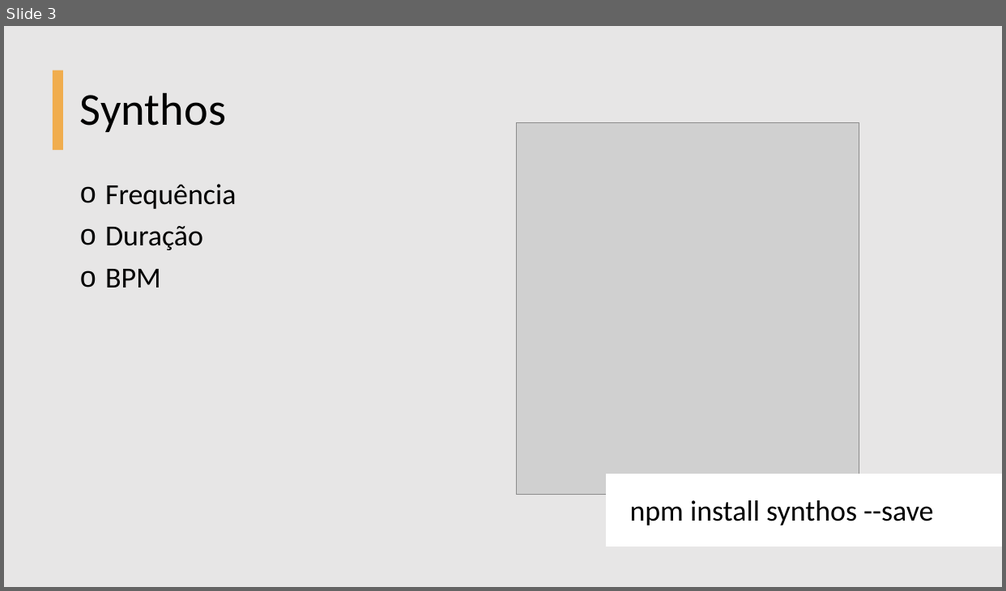
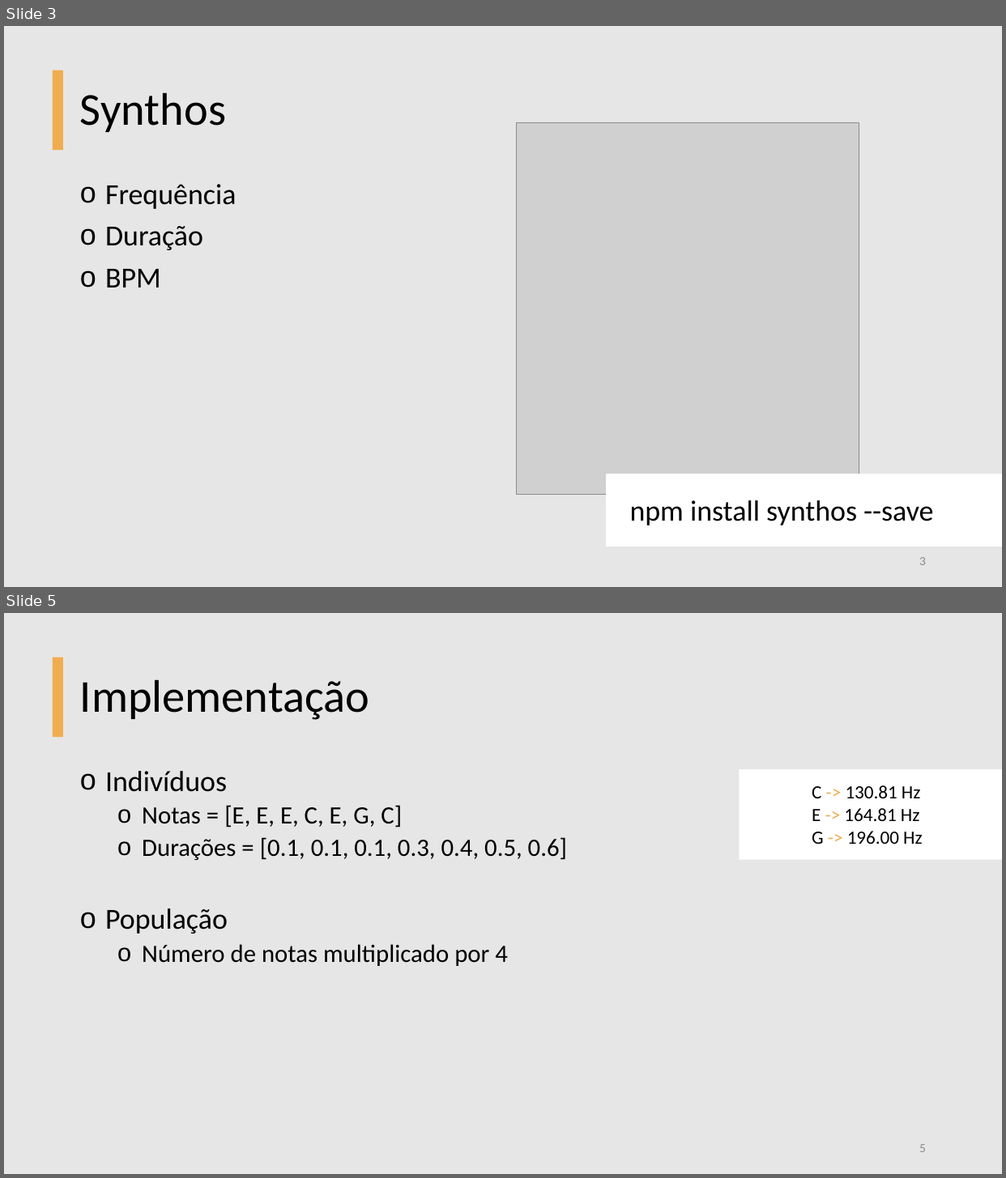
Before and after one commit to BeholderDEV/genetic-music-maker, a slide deck: Genetic Music.pptx. Shown one above the other, each under a label of ours: slide 3 before the commit, slides 3 and 5 after it; the slides between them are not shown. The pictures are 1006x591 and 1006x1178 pixels, drawn with LibreOffice and Linux fonts; fonts in the diff are those of the drawing; grey boxes stand for pictures. Boxes give left, top, right and bottom in pixels: in the first picture for what was removed or moved away, otherwise in the second. Text is boxed around its words. In the diff, an @@ line names an element or a change of style, - is before the commit and + after.

```diff
--- a/Genetic Music.pptx
+++ b/Genetic Music.pptx
@@ slide 5 added at <box>4,613,1002,1174</box>, background #E7E6E6 @@
@@ rectangle added at <box>53,658,63,736</box>, fill #F0AD4E @@
@@ title added at <box>80,679,370,720</box>, 44 pt, text #000000 @@
+Implementação
@@ text added at <box>105,771,567,966</box>, 24 pt, text #000000 @@
+o Indivíduos
+  o Notas = [E, E, E, C, E, G, C]
+  o Durações = [0.1, 0.1, 0.1, 0.3, 0.4, 0.5, 0.6]
+o População
+  o Número de notas multiplicado por 4
@@ rectangle added at <box>739,769,1002,860</box>, fill #FFFFFF @@
@@ text added at <box>812,786,923,844</box>, 18 pt, text #000000 @@
+C -> 130.81 Hz
+E -> 164.81 Hz
+G -> 196.00 Hz
@@ page number added at <box>919,1144,926,1152</box>, 12 pt, text #8C8C8C @@
+5
@@ slide 3 changed as well @@
@@ page number added at <box>919,557,926,565</box>, 12 pt, text #8C8C8C @@
+3
```
Also in this commit, not shown: 2 other slides changed, 7 other slides added, 2 slides removed.
